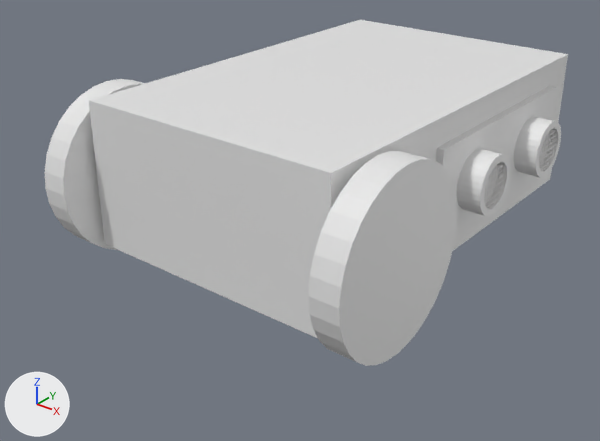
Renders of the Blender file src-godot/robot.blend from each side of a commit.
Camera for both pictures: a 50 mm lens placed at (3.4, -4.83, 2.22), pointed at (-0.19, -0.35, -0.56). Every picture has the same lights, and +X, +Y and +Z are marked at lower left.

Script lines for the objects in view, before the commit:
```python
ob_cube = bpy.data.objects.new('Cube', me_cube)
ob_cube.location = (-0.002, -0.002, 0.0)
ob_cube.rotation_euler = (0.0, 0.0, 3.142)  # degrees (0, 0, 180)
ob_cube.scale = (1.0, 1.56, 0.534)
ob_cube_001 = bpy.data.objects.new('Cube.001', me_cube_001)
ob_cube_001.location = (1.0, 0.416, 0.0)
ob_cube_001.rotation_euler = (0.0, 0.0, 3.142)  # degrees (0, 0, 180)
ob_cube_001.scale = (0.0509, 0.866, 0.344)
ob_cylinder = bpy.data.objects.new('Cylinder', me_cylinder)
ob_cylinder.location = (1.118, -0.015, 0.0)
ob_cylinder.rotation_euler = (3.142, -1.571, 0.0)  # degrees (180, -90, 0)
ob_cylinder.scale = (0.215, 0.215, 0.107)
ob_cylinder_001 = bpy.data.objects.new('Cylinder.001', me_cylinder_002)
ob_cylinder_001.location = (1.118, 0.84, 0.0)
ob_cylinder_001.rotation_euler = (3.142, -1.571, 0.0)  # degrees (180, -90, 0)
ob_cylinder_001.scale = (0.215, 0.215, 0.107)
ob_cylinder_006 = bpy.data.objects.new('Cylinder.006', me_cylinder_007)
ob_cylinder_006.location = (-1.152, -1.201, -0.08)
ob_cylinder_006.rotation_euler = (-3.142, 1.571, 0.0)  # degrees (-180, 90, 0)
ob_cylinder_006.scale = (0.616, 0.616, 0.102)
ob_cylinder_007 = bpy.data.objects.new('Cylinder.007', me_cylinder_008)
ob_cylinder_007.location = (1.149, -1.201, -0.08)
ob_cylinder_007.rotation_euler = (-3.142, 1.571, 0.0)  # degrees (-180, 90, 0)
ob_cylinder_007.scale = (0.616, 0.616, 0.102)
ob_plane = bpy.data.objects.new('Plane', me_plane)
ob_plane.location = (1.204, -0.018, 0.0)
ob_plane.rotation_euler = (3.142, -1.571, 0.0)  # degrees (180, -90, 0)
ob_plane.scale = (0.223, 0.223, 0.223)
ob_plane_001 = bpy.data.objects.new('Plane.001', me_plane_001)
ob_plane_001.location = (1.204, 0.838, 0.0)
ob_plane_001.rotation_euler = (3.142, -1.571, 0.0)  # degrees (180, -90, 0)
ob_plane_001.scale = (0.223, 0.223, 0.223)
```
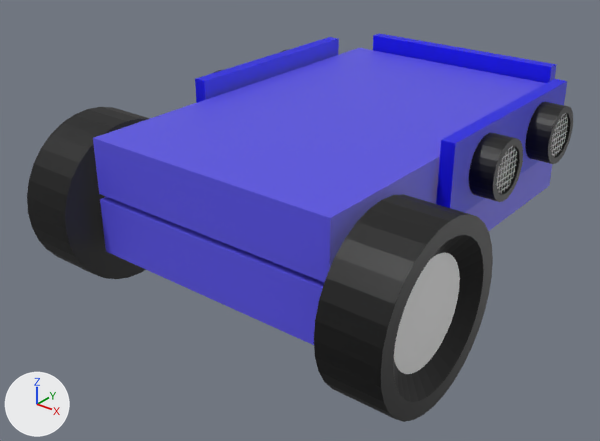
What the commit changed:
Material 'Black' (mat_black) is new.
Its base color is (0.0, 0.0, 0.0) (black #000000).
Material 'Body' (mat_body) is new.
Its base color is (0.101, 0.085, 0.8) (blue #5952e7).
Material 'Ultrasonic Plate' (mat_ultrasonic_plate) is new.
Its base color is (0.00542, 0.00319, 0.8) (blue #110be7).
me_cube has 8 vertices, 6 faces and spans x -1.0..1.0, y -1.0..1.0, z -1.0..1.0.
me_cube no longer uses material mat_material (white #e7e7e7).
me_cube now uses material mat_body (blue #5952e7).
me_cylinder_003 has 128 vertices, 98 faces and spans x -1.0..1.0, y -1.0..1.0, z -1.0..1.0.
me_cylinder_003 is used by ob_cylinder_002; location (-1.118, 0.834, 0.0); rotation (6.283, -1.571, 0.0), in degrees (360, -90, 0); scale (0.215, 0.215, 0.107).
me_cylinder_003 part 2: 64 of 128 vertices moved; they spanned x -0.76..0.76, y -0.76..0.76, z 0.36..1.0 and now span x -0.81..0.81, y -0.81..0.81, z 0.6..1.0; mean shift (0.0, 0.0, 0.12); largest move (-0.15, -0.75, 0.36) -> (-0.12, -0.58, 0.6).
me_cylinder_003 part 3: 97 faces spanning x -1.0..1.0, y -1.0..1.0, z -1.0..1.0 switch from no material to mat_black (black #000000).
me_cylinder_003 now uses material mat_material (white #e7e7e7).
me_cylinder_007 is used by ob_cylinder_006; location (-1.152, -1.201, -0.08); rotation (-3.142, 1.571, 0.0), in degrees (-180, 90, 0); scale (0.616, 0.616, 0.102).
me_cylinder_007 had 64 vertices, 34 faces and spanned x -1.0..1.0, y -1.0..1.0, z -1.0..1.0.
me_cylinder_007 now has 128 vertices, 98 faces and spans x -1.0..1.0, y -1.0..1.0, z -1.0..1.0.
me_cylinder_007 part 1: 33 faces spanning x -1.0..1.0, y -1.0..1.0, z -1.0..1.0 switch from no material to mat_black (black #000000).
me_cylinder_007 now uses material mat_material (white #e7e7e7).
Mesh me_cube_004 is new.
It has 3704 vertices, 5028 faces and spans x -1.3..1.31, y -1.19..1.0, z -1.03..1.64.
Faces by material slot: [6, 18, 588, 4416].
It uses material mat_body (blue #5952e7).
It uses material mat_ultrasonic_plate (blue #110be7).
It uses material mat_black (black #000000).
Object 'Cube' (ob_cube) moves from (-0.002, -0.002, 0.0) to (-0.002, -0.002, -0.389).
Object 'Cube' (ob_cube) is rescaled from (1.0, 1.56, 0.534) to (1.0, 1.56, 0.206).
Object 'Cube.001' (ob_cube_001) is deleted.
Object 'Cylinder' (ob_cylinder) is deleted.
Object 'Plane' (ob_plane) is deleted.
Object 'Cylinder.001' (ob_cylinder_001) is deleted.
Object 'Plane.001' (ob_plane_001) is deleted.
Object 'Cylinder.002' (ob_cylinder_002) moves from (-1.118, 0.834, 0.0) to (1.304, -1.201, -0.342).
Object 'Cylinder.002' (ob_cylinder_002) turns from (360, -90, 0) to (-360, 90, 0) degrees about x, y and z.
Object 'Cylinder.002' (ob_cylinder_002) is rescaled from (0.215, 0.215, 0.107) to (0.616, 0.616, 0.219).
Object 'Cylinder.006' (ob_cylinder_006) moves from (-1.152, -1.201, -0.08) to (-1.3, -1.201, -0.342).
Object 'Cylinder.006' (ob_cylinder_006) is rescaled from (0.616, 0.616, 0.102) to (0.616, 0.616, 0.219).
Object 'Cylinder.007' (ob_cylinder_007) is deleted.
Object 'Cube.004' (ob_cube_004) is new; it shows me_cube_004.
Its location is (-0.002, -0.002, 0.066).
Its rotation in degrees is (0, 0, 180).
Its scale is (1.0, 1.56, 0.206).

Pixel boxes (x1, y1, x2, y2) of what changed, in the pictures (600 x 441 px; the box of a moved part takes in the faces that stretch with it):
'Cube', recoloured, moved, rescaled (white to blue)
    before: (89, 20, 568, 338)
    after: (100, 161, 552, 345)
'Cube.004', added (blue)
    after: (93, 33, 573, 282)
'Cylinder.002', reshaped, moved, turned, rescaled (not visible before)
    after: (314, 194, 493, 422)
'Cylinder.007', deleted
    before: (308, 151, 457, 366)
'Cylinder.006', reshaped, moved, rescaled
    before: (45, 79, 145, 250)
    after: (27, 107, 150, 279)
'Cube.001', deleted
    before: (436, 86, 557, 233)
'Cylinder', deleted
    before: (457, 148, 511, 217)
'Cylinder.001', deleted
    before: (514, 116, 561, 178)
'Plane', deleted
    before: (484, 162, 505, 208)
'Plane.001', deleted
    before: (539, 128, 556, 170)
part 2 of me_cylinder_003, moved or reshaped (not visible before)
    after: (381, 214, 493, 422)
part 3 of me_cylinder_003, recoloured (black)
    after: (314, 194, 469, 419)
